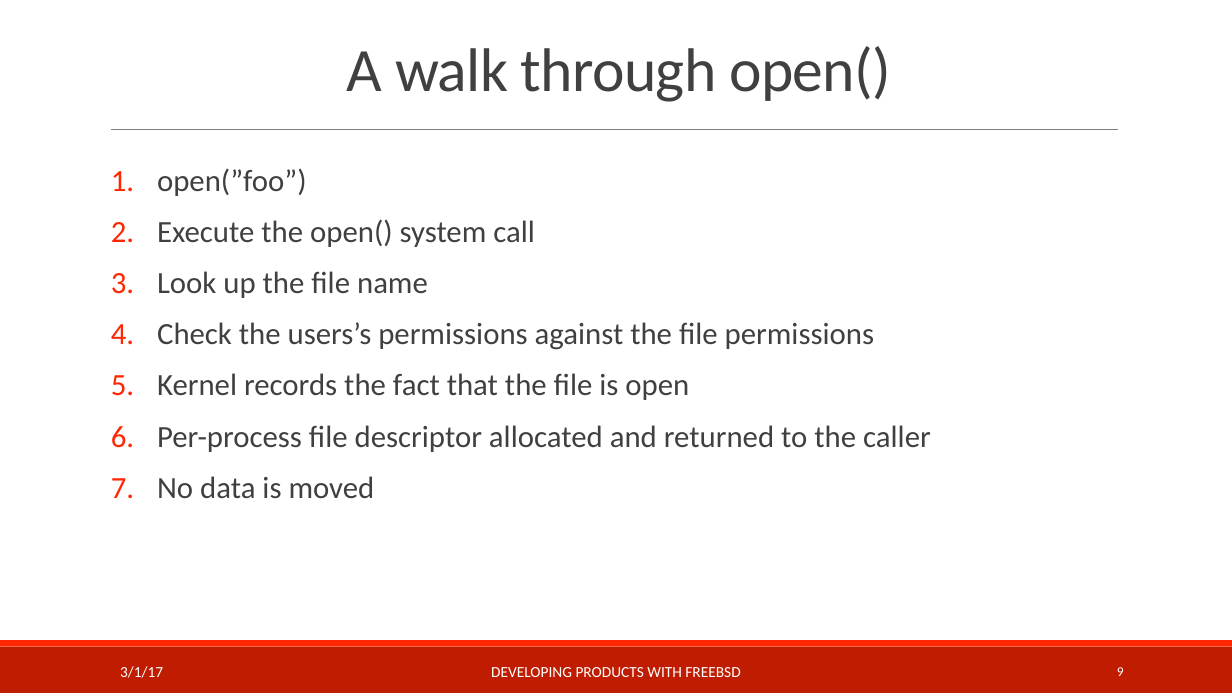
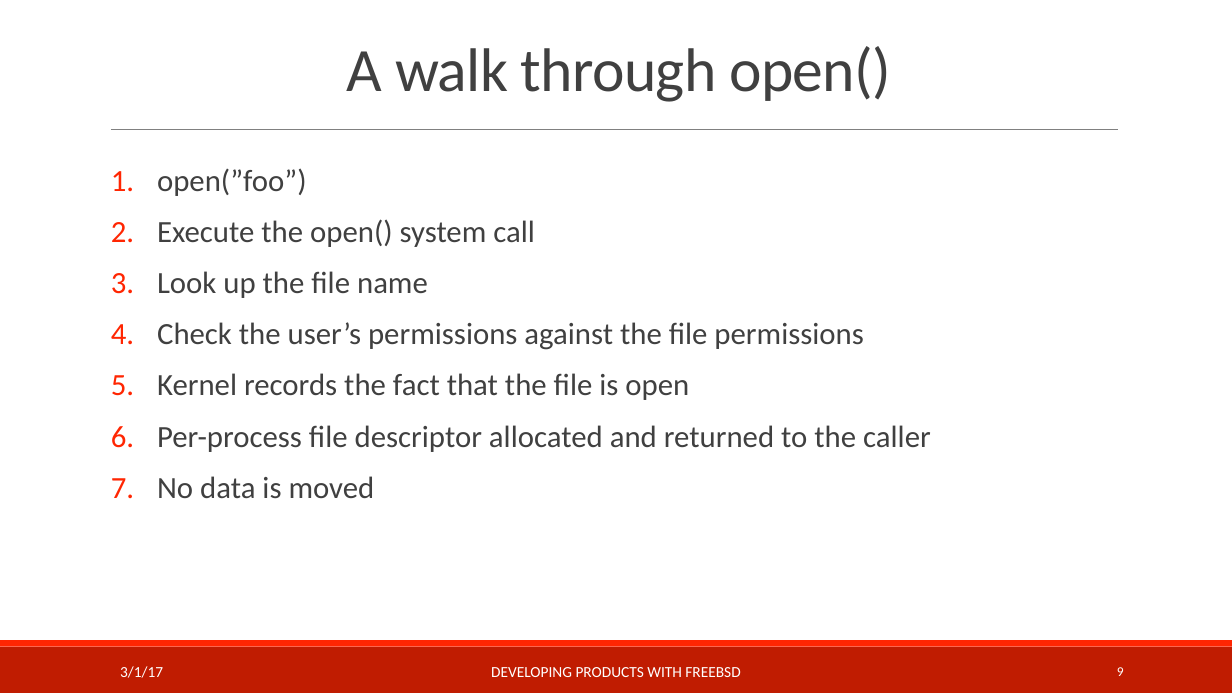
Before and after one commit to teachbsd/course, a slide deck: slide 9 of undergraduate/lectures/storage.pptx. Drawn at 1232x693 pixels with LibreOffice and Linux fonts; fonts in the diff are those of the drawing; background and template pictures are left out. Boxes give left, top, right and bottom in pixels: in the first picture for what was removed or moved away, otherwise in the second. Text is boxed around its words. In the diff, an @@ line names an element or a change of style, - is before the commit and + after.

```diff
--- a/undergraduate/lectures/storage.pptx
+++ b/undergraduate/lectures/storage.pptx
@@ text at (x1=157, y1=322, x2=863, y2=350): text changed @@
-4. Check the users’s permissions against the file permissions
+4. Check the user’s permissions against the file permissions
```
Also in this commit, not shown: 4 other slides changed, 4 slides removed.
